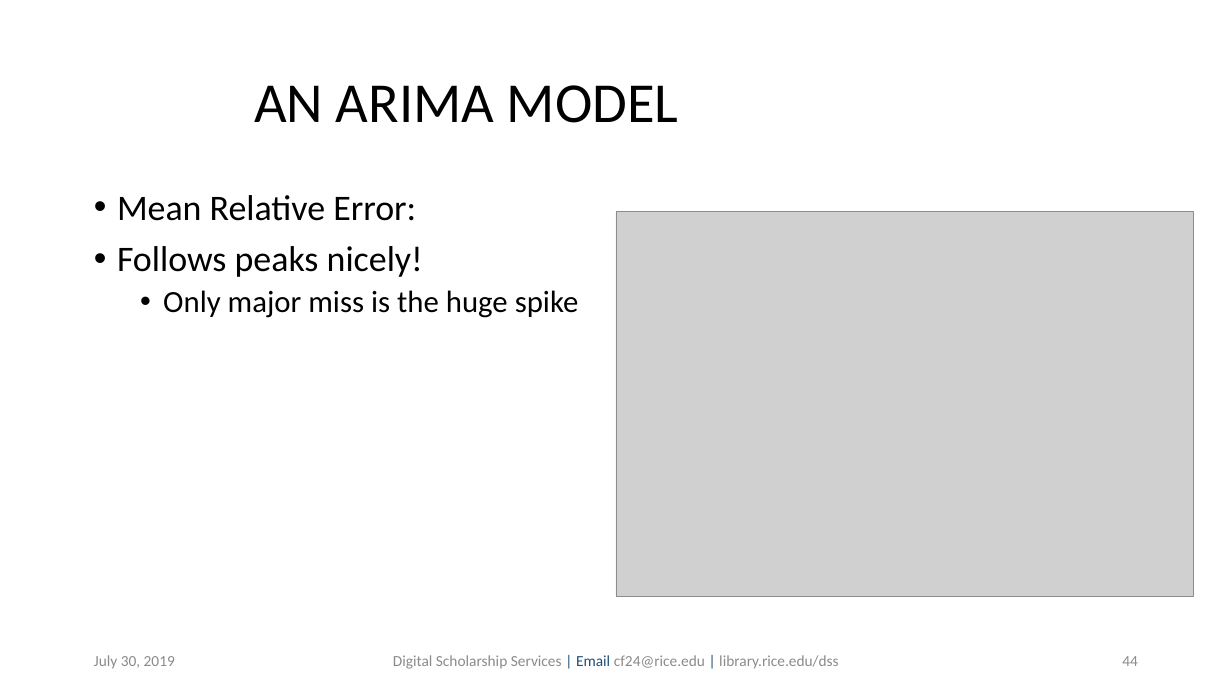
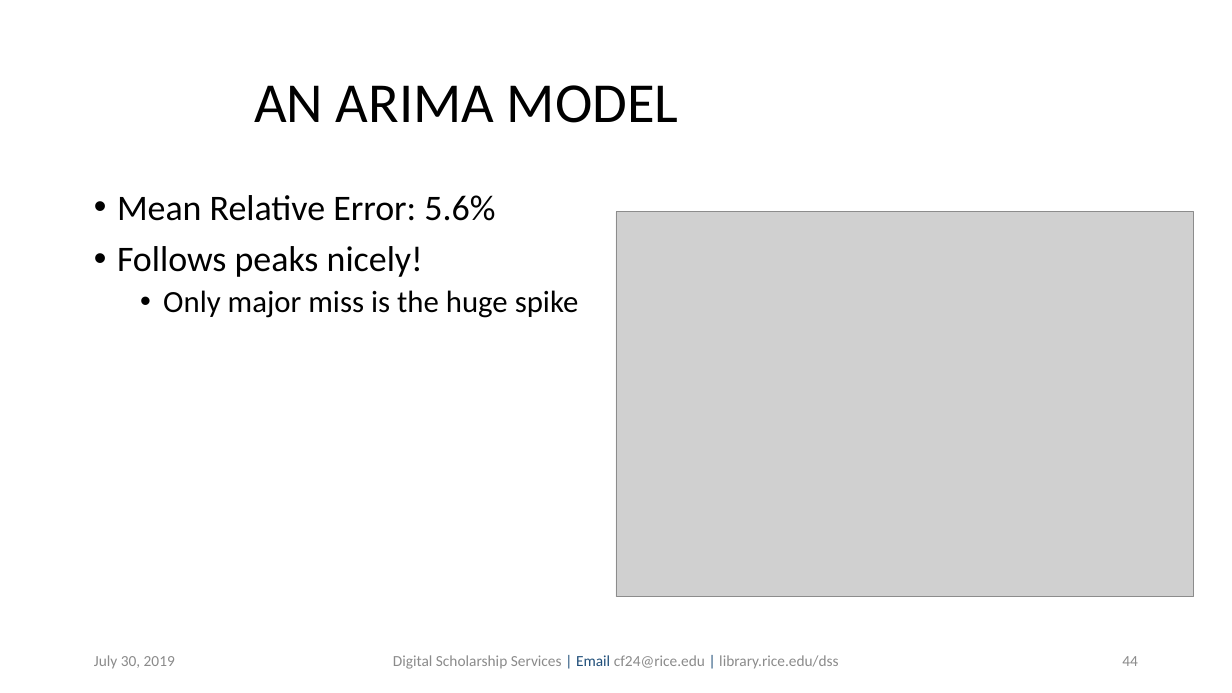
Before and after one commit to bakitybacon/rice-data-and-donuts, a slide deck: slide 44 of tsa/Introduction to Time Series Analysis.pptx. Drawn at 1232x693 pixels with LibreOffice and Linux fonts; fonts in the diff are those of the drawing; grey boxes stand for pictures; background and template pictures are left out. Boxes give left, top, right and bottom in pixels: in the first picture for what was removed or moved away, otherwise in the second. Text is boxed around its words. In the diff, an @@ line names an element or a change of style, - is before the commit and + after.

```diff
--- a/tsa/Introduction to Time Series Analysis.pptx
+++ b/tsa/Introduction to Time Series Analysis.pptx
@@ text at [117, 195, 495, 221]: text changed @@
-• Mean Relative Error:
+• Mean Relative Error: 5.6%
```
Also in this commit, not shown: 3 other slides changed, 6 slides added.
